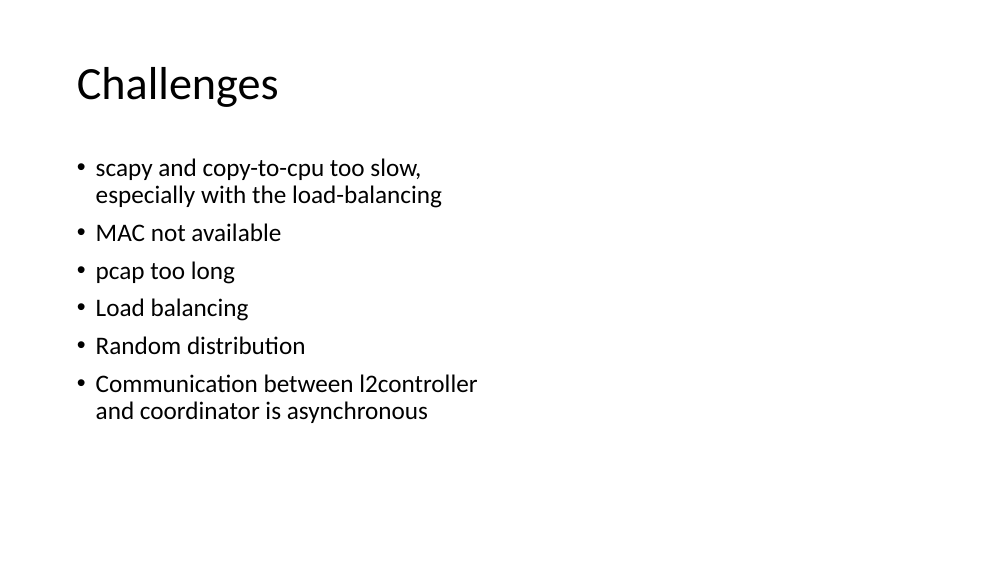
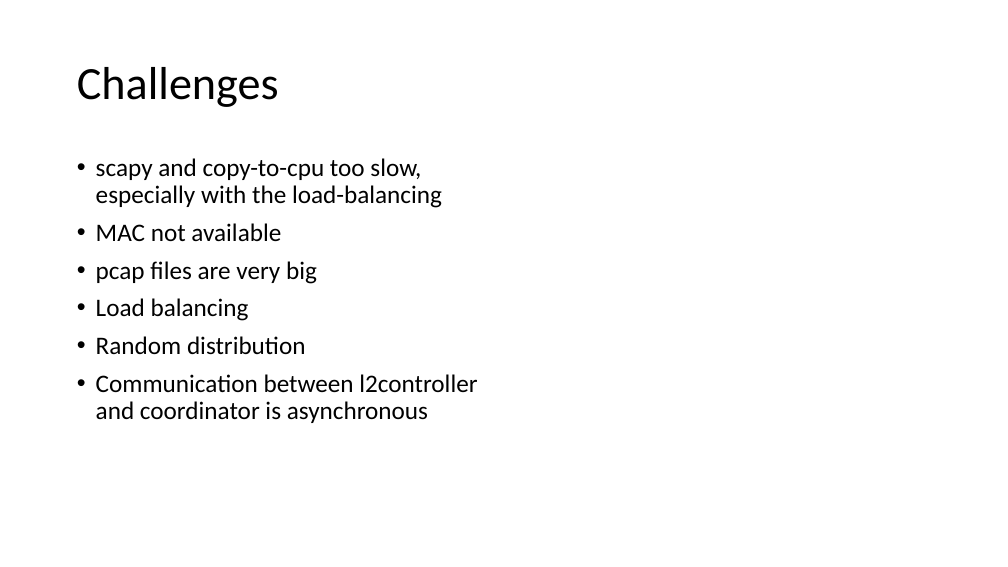
Before and after one commit to ymerkli/herding-elephants, a slide deck: slide 12 of presentation/herding_the_elephants_advnet.pptx (slide 11 before the commit). Drawn at 1008x567 pixels with LibreOffice and Linux fonts; fonts in the diff are those of the drawing. Boxes give left, top, right and bottom in pixels: in the first picture for what was removed or moved away, otherwise in the second. Text is boxed around its words. In the diff, an @@ line names an element or a change of style, - is before the commit and + after.

```diff
--- a/presentation/herding_the_elephants_advnet.pptx
+++ b/presentation/herding_the_elephants_advnet.pptx
@@ text at [96, 261, 317, 284]: text changed @@
-• pcap too long
+• pcap files are very big
```
Also in this commit, not shown: 1 other slide changed, 1 slide added.
